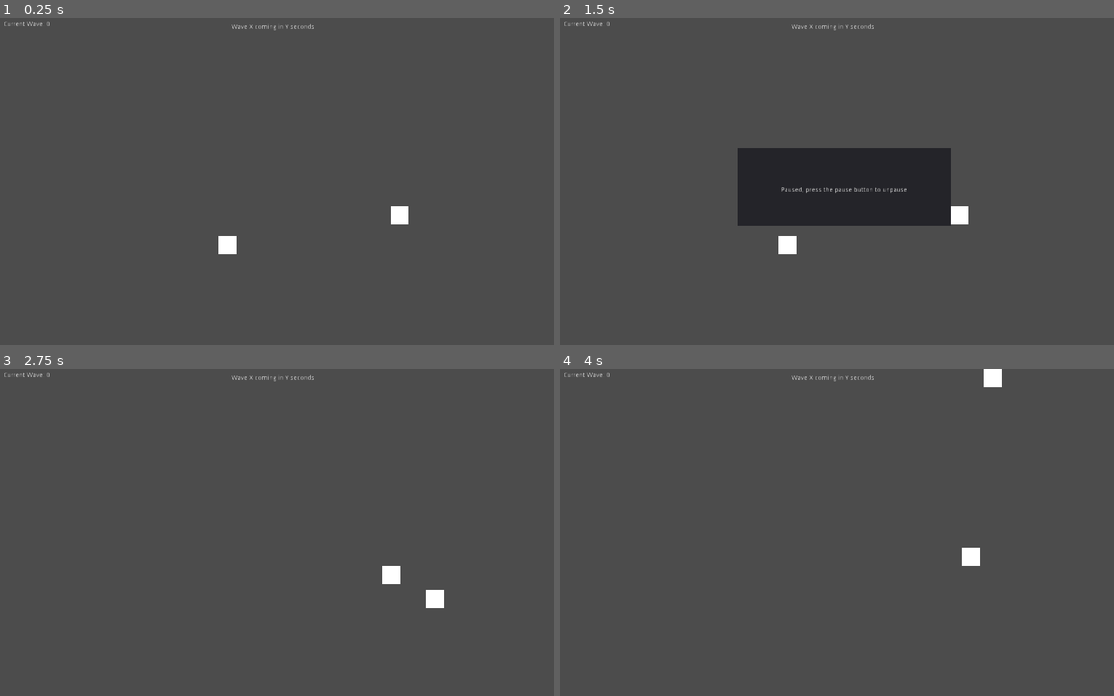
Above: before the commit, frames 1-4 (two rows, left to right).
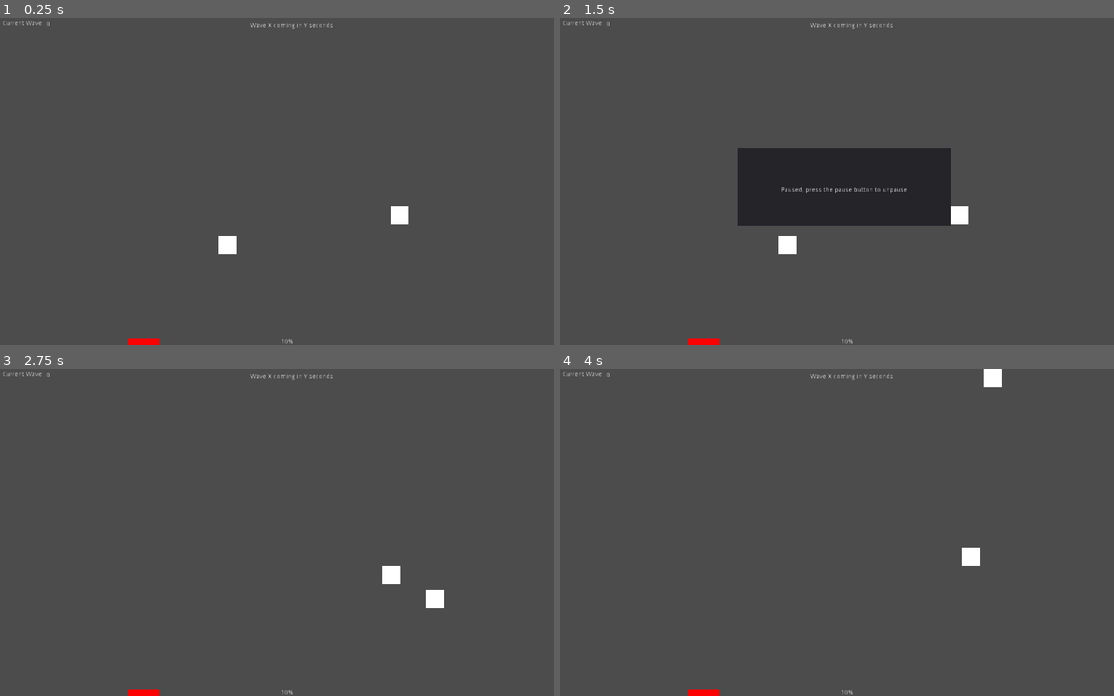
Above: after the commit, the same moments.

Repository: Noviv/BismarkUnchained
Game: Godot game, scene res://scenes/Main/Main.tscn
Same seed, same stepped clock (60 frames per second), same inputs: the game is played once before the commit and once after it.
Inputs:
- Up to frame 1 (0.25 s): no input
- Up to frame 2 (1.5 s): tap Enter at 0.5 s; hold D (player_right) 0.53-1.28 s; tap Space at 1.25 s; hold S (player_down) from 1.28 s (still down)
- Up to frame 3 (2.75 s): tap Enter at 2 s; release S (player_down) at 2.03 s; hold D (player_right) from 2.03 s (still down)
- Up to frame 4 (4 s): release D (player_right) at 2.78 s; hold W (player_up) 2.78-3.53 s; hold A (player_left) from 3.53 s (still down)

The runs differ from the first frame. In frame 1, 0.3% of the frame differs, in the area x 0-61%, y 0-100%; in frame 2, 0.3%; in frame 3, 0.3%; in frame 4, 0.3%.

Commit message:
Add initial player health bar (unlinked)

Diff:
--- a/BismarkUnchained/scenes/Main/Main.tscn
+++ b/BismarkUnchained/scenes/Main/Main.tscn
@@ -21,4 +21,4 @@
 
 [node name="PauseScene" parent="." instance=ExtResource( 5 )]
 
-[node name="Control" parent="." instance=ExtResource( 6 )]
+[node name="UI" parent="." instance=ExtResource( 6 )]
--- a/BismarkUnchained/scenes/UI/InGameUI.tscn
+++ b/BismarkUnchained/scenes/UI/InGameUI.tscn
@@ -1,4 +1,9 @@
-[gd_scene format=2]
+[gd_scene load_steps=3 format=2]
+
+[sub_resource type="StyleBoxFlat" id=1]
+bg_color = Color( 1, 0, 0, 1 )
+
+[sub_resource type="StyleBoxLine" id=2]
 
 [node name="Control" type="Control"]
 anchor_right = 1.0
@@ -10,10 +15,10 @@
 }
 
 [node name="WaveLabel" type="Label" parent="."]
-margin_left = 7.0
-margin_top = 7.0
-margin_right = 138.0
-margin_bottom = 65.0
+margin_left = 5.0
+margin_top = 5.0
+margin_right = 125.0
+margin_bottom = 25.0
 text = "Current Wave: "
 
 [node name="WaveNumberLabel" type="Label" parent="."]
@@ -24,12 +29,22 @@
 text = "0"
 
 [node name="WaveWarningLabel" type="Label" parent="."]
-margin_left = 374.0
-margin_top = 13.0
-margin_right = 824.0
-margin_bottom = 102.0
+margin_left = 415.0
+margin_top = 10.0
+margin_right = 865.0
+margin_bottom = 30.0
 text = "Wave X coming in Y seconds"
 align = 1
 __meta__ = {
 "_edit_use_anchors_": false
 }
+
+[node name="Health" type="ProgressBar" parent="."]
+margin_left = 280.0
+margin_top = 705.0
+margin_right = 980.0
+margin_bottom = 721.0
+custom_styles/fg = SubResource( 1 )
+custom_styles/bg = SubResource( 2 )
+step = 1.0
+value = 10.0
